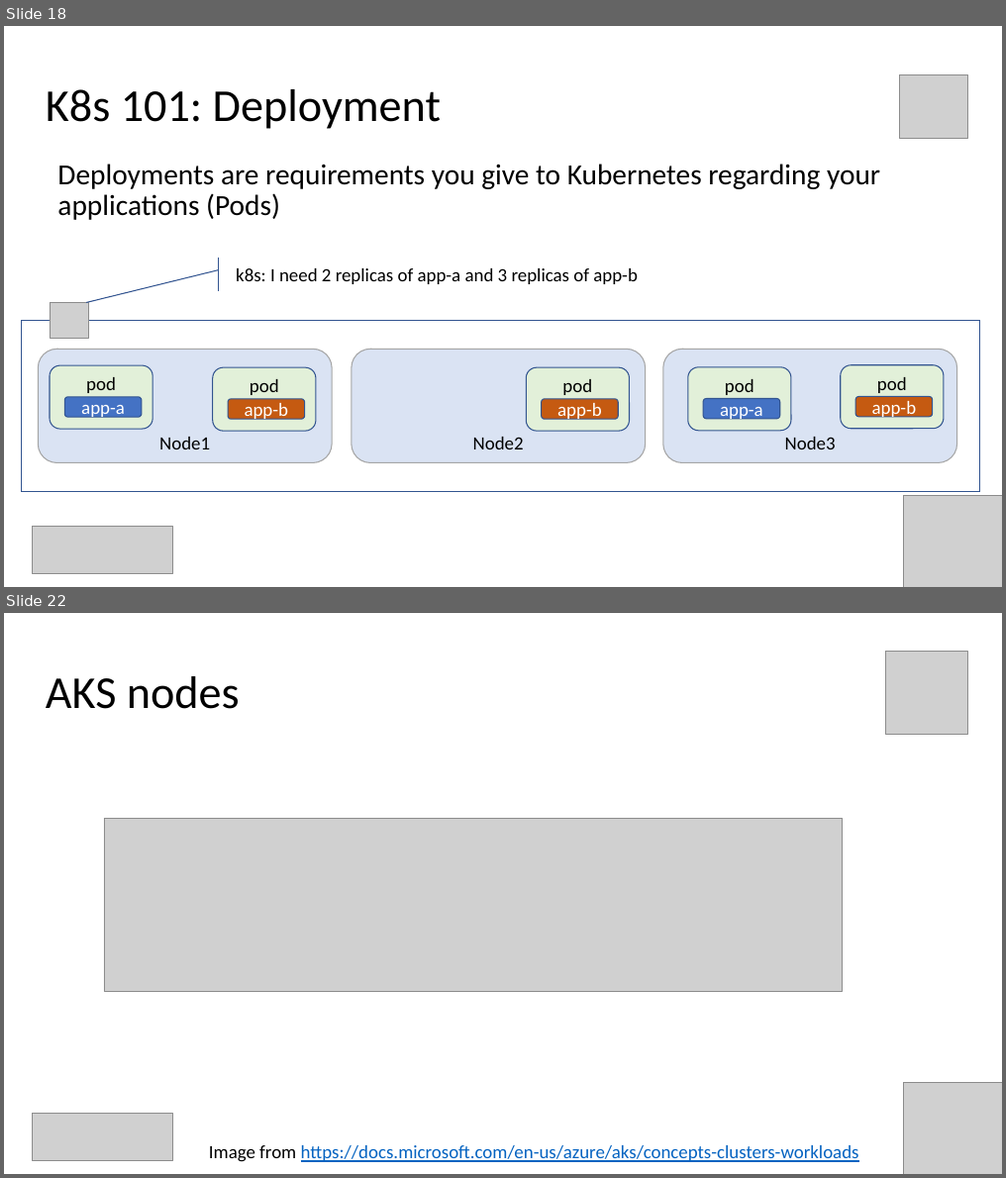
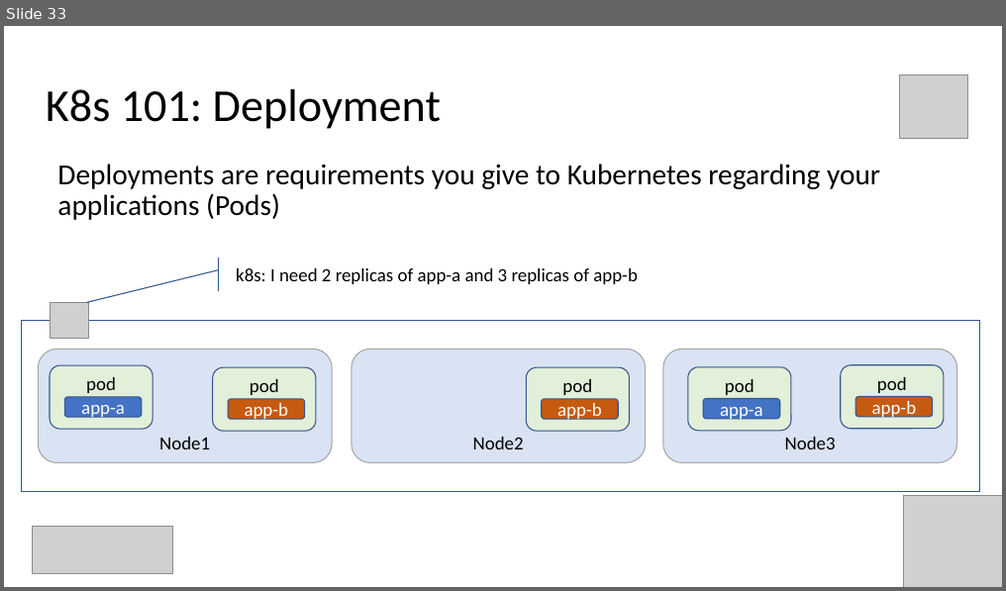
Before and after one commit to Infrastructure-AsCode/aks-101, a slide deck: slides/k8s-101.pptx. Shown one above the other, each under a label of ours: slides 18 and 22 before the commit, slide 33 after it; the slides between them are not shown. The pictures are 1006x1178 and 1006x591 pixels, drawn with LibreOffice and Linux fonts; fonts in the diff are those of the drawing; grey boxes stand for pictures. Boxes give left, top, right and bottom in pixels: in the first picture for what was removed or moved away, otherwise in the second. Text is boxed around its words. In the diff, an @@ line names an element or a change of style, - is before the commit and + after.

```diff
--- a/slides/k8s-101.pptx
+++ b/slides/k8s-101.pptx
@@ slide 22 removed at [4, 613, 1002, 1174], background #FFFFFF @@
@@ picture removed at [885, 652, 968, 735] @@
@@ title removed at [46, 676, 240, 709] @@
-AKS nodes
@@ picture removed at [104, 818, 843, 992] @@
@@ picture removed at [904, 1082, 1002, 1174] @@
@@ picture removed at [33, 1114, 173, 1161] @@
@@ text removed at [209, 1146, 859, 1162] @@
-Image from https://docs.microsoft.com/en-us/azure/aks/concepts-clusters-workloads
@@ what was slide 18 is now slide 33 @@
```
Also in this commit, not shown: 12 slides changed, 1 slide added, 6 other slides removed, 2 other files.
